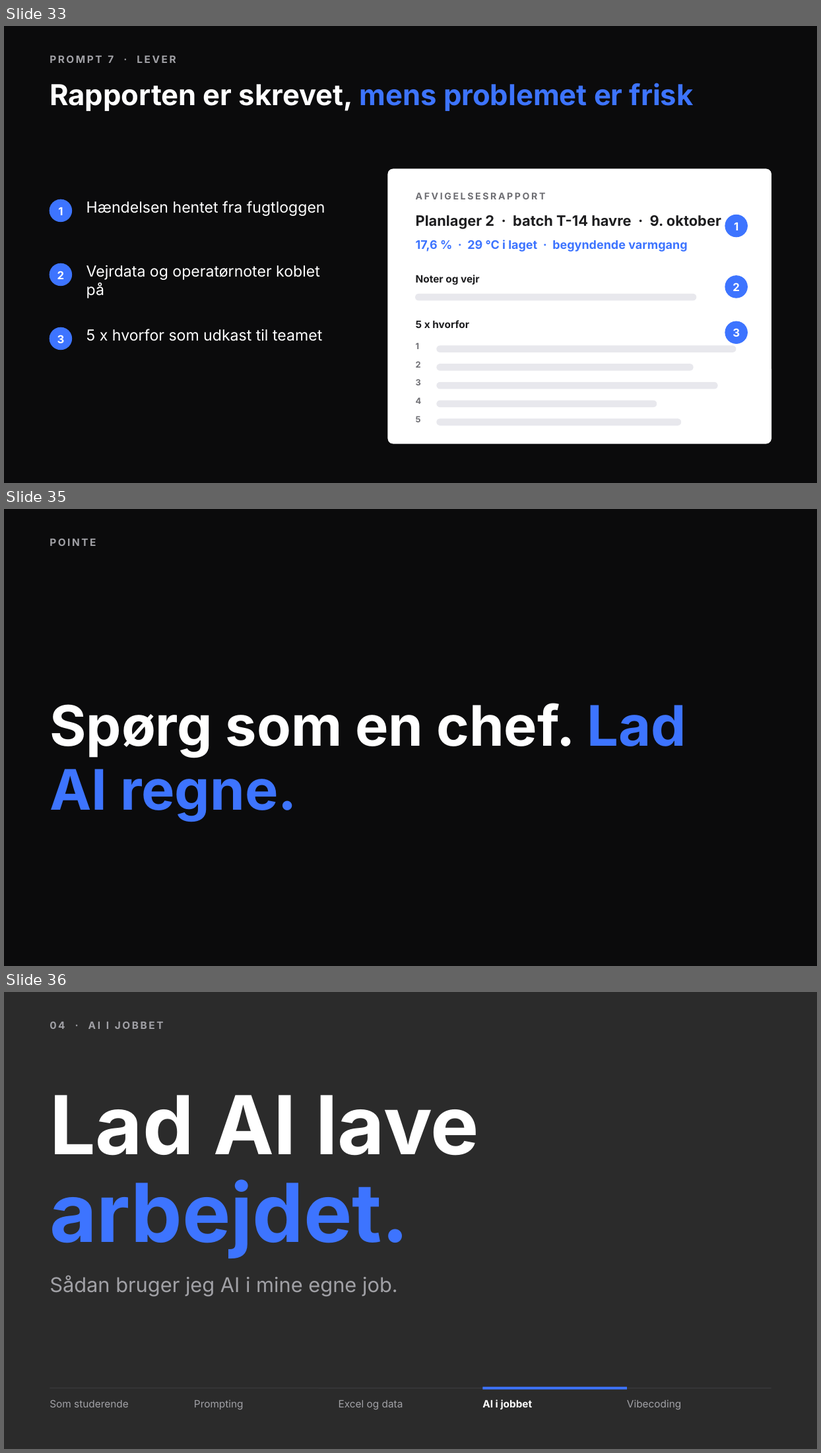
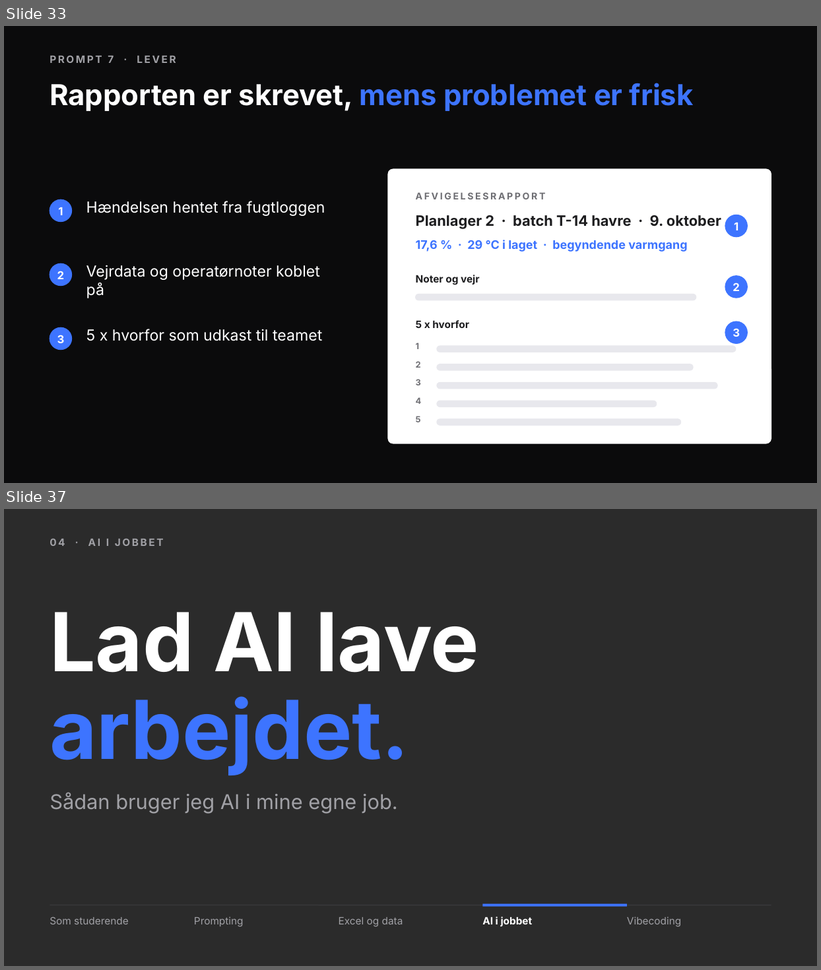
Before and after one commit to andr8769-ui/ucl-ai-undervisning, a slide deck: private/proces/praesentation.pptx. Shown one above the other, each under a label of ours: slides 33, 35 and 36 before the commit, slides 33 and 37 after it; the slides between them are not shown. The pictures are 821x1453 and 821x970 pixels, drawn with LibreOffice and Linux fonts; fonts in the diff are those of the drawing; background and template pictures are left out; a plain dark background stands for a picture behind light text. Boxes give left, top, right and bottom in pixels: in the first picture for what was removed or moved away, otherwise in the second. Text is boxed around its words. In the diff, an @@ line names an element or a change of style, - is before the commit and + after.

```diff
--- a/private/proces/praesentation.pptx
+++ b/private/proces/praesentation.pptx
@@ slide 35 removed at bbox=[4, 509, 817, 966], background #0B0B0C @@
@@ text removed at bbox=[50, 538, 96, 546] @@
-POINTE
@@ text removed at bbox=[50, 703, 686, 822] @@
-Spørg som en chef. Lad AI regne.
@@ what was slide 36 is now slide 37 @@
```
Also in this commit, not shown: 3 slides added, 1 other slide removed, 35 other files.
